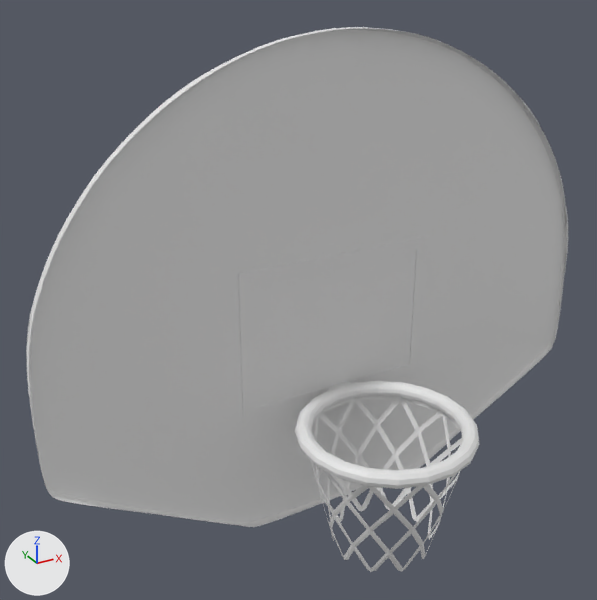
Before and after pictures for a commit that changed the Blender file Assets/ring_tembok.blend.
One viewpoint serves both versions: a 50 mm lens placed at (-23.2, -37.4, 23.0), pointed at (-3.9, -2.2, 5.4). Every picture has the same lights, and +X, +Y and +Z are marked at lower left.
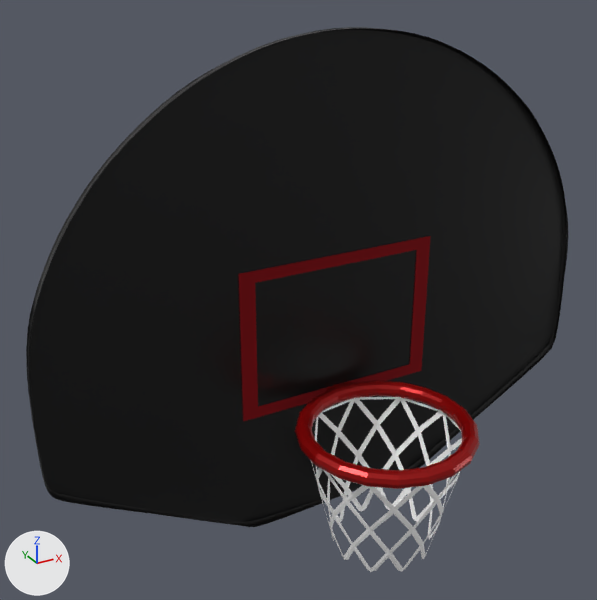
Where the change shows, as pixel boxes [x1, y1, x2, y2] in the pictures (597 x 600 px):
'Circle', recoloured (grey to black): [26, 27, 568, 527] in both
'Plane', recoloured (grey to red): [238, 236, 431, 421] in both
'Torus', recoloured (white to red): [295, 381, 480, 489] in both

Edits to the bpy script that builds the scene:
```text
Add mat_material_005:
    mat_material_005 = principled_material('Material.005')
    mat_material_005.base_color = (0.363, 0.00233, 0.00209)  # red #a20807
    mat_material_005.metallic = 0.514
    mat_material_005.roughness = 0.289
Add mat_material_004:
    mat_material_004 = principled_material('Material.004')
    mat_material_004.base_color = (0.33, 0.00394, 0.00866)  # red #9b0d17
    mat_material_004.metallic = 0.67
    mat_material_004.roughness = 0.885
Add mat_material_002:
    mat_material_002 = bpy.data.materials.new('Material.002')
    # nodes: BsdfPrincipled, OutputMaterial, VectorDisplacement
    # colours: black #19191a, black #000000
Change me_circle:
    where me_circle.from_pydata(...)  # 115 vertices, 93 faces; spans x -0.97..0.97, y -0.58..1.0, z 0.0
    add me_circle.materials.append(mat_material_002)
Change me_plane:
    where me_plane.from_pydata(...)  # 8 vertices, 4 faces; spans x -1.03..1.03, y -0.41..1.77, z 0.03
    add me_plane.materials.append(mat_material_004)  # red #9b0d17
Change me_torus:
    where me_torus.from_pydata(...)  # 246 vertices, 246 faces; spans x -1.09..1.09, y -0.83..1.42, z -0.55..-0.35
    add me_torus.materials.append(mat_material_005)  # red #a20807
```
